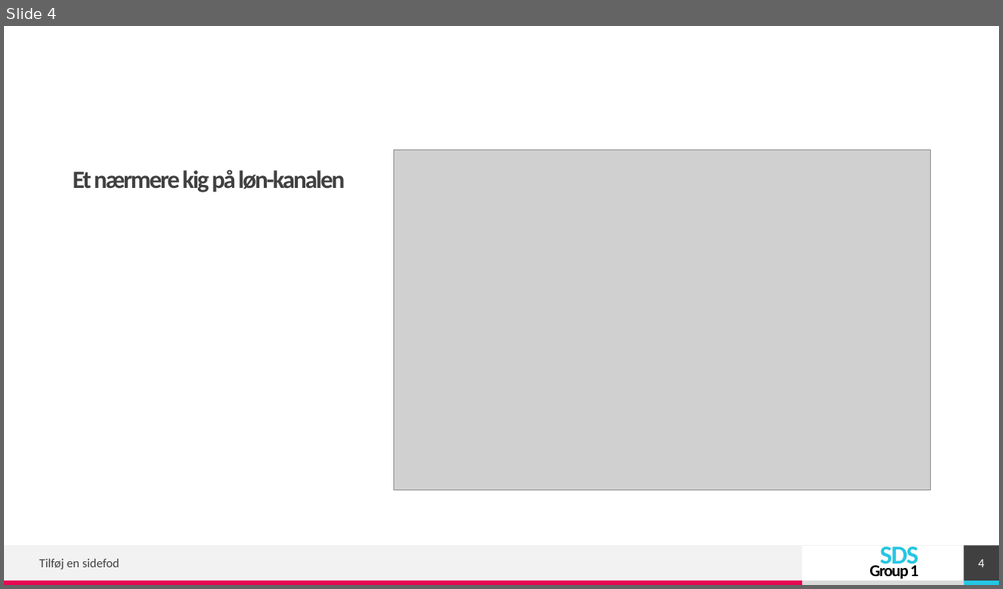
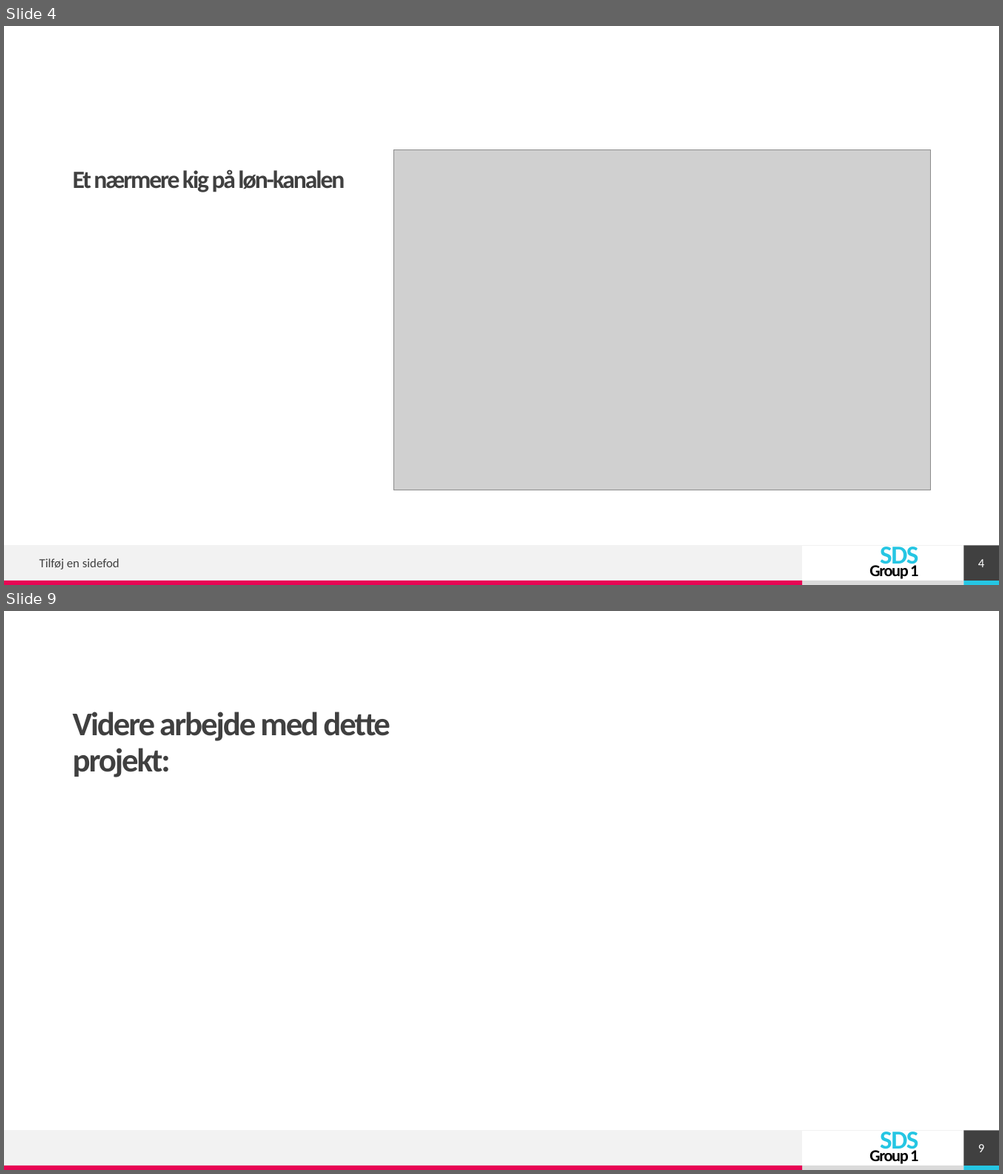
Before and after one commit to simonmig10/komp_r, a slide deck: PP-Eksamen.pptx. Shown one above the other, each under a label of ours: slide 4 before the commit, slides 4 and 9 after it; the slides between them are not shown. The pictures are 1003x589 and 1003x1174 pixels, drawn with LibreOffice and Linux fonts; fonts in the diff are those of the drawing; grey boxes stand for pictures. Boxes give left, top, right and bottom in pixels: in the first picture for what was removed or moved away, otherwise in the second. Text is boxed around its words. In the diff, an @@ line names an element or a change of style, - is before the commit and + after.

```diff
--- a/PP-Eksamen.pptx
+++ b/PP-Eksamen.pptx
@@ slide 9 added at box(4, 611, 999, 1170), background #FFFFFF; not listed: 6 template elements that a slide beside it also shows @@
@@ title added at box(73, 712, 390, 777), 32 pt, text #404040, bold @@
+Videre arbejde med dette projekt:
@@ page number added at box(964, 1131, 999, 1166), fill #404040, 12 pt, text #FFFFFF @@
+9
```
Also in this commit, not shown: 4 other slides added, 1 other file.
